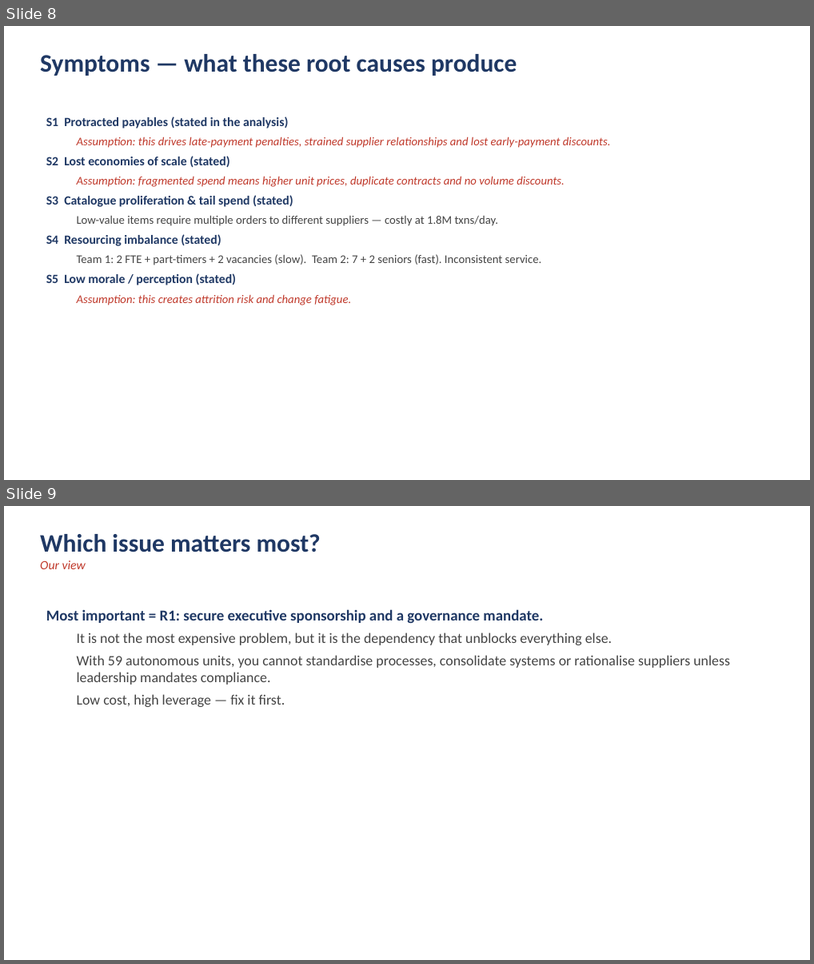
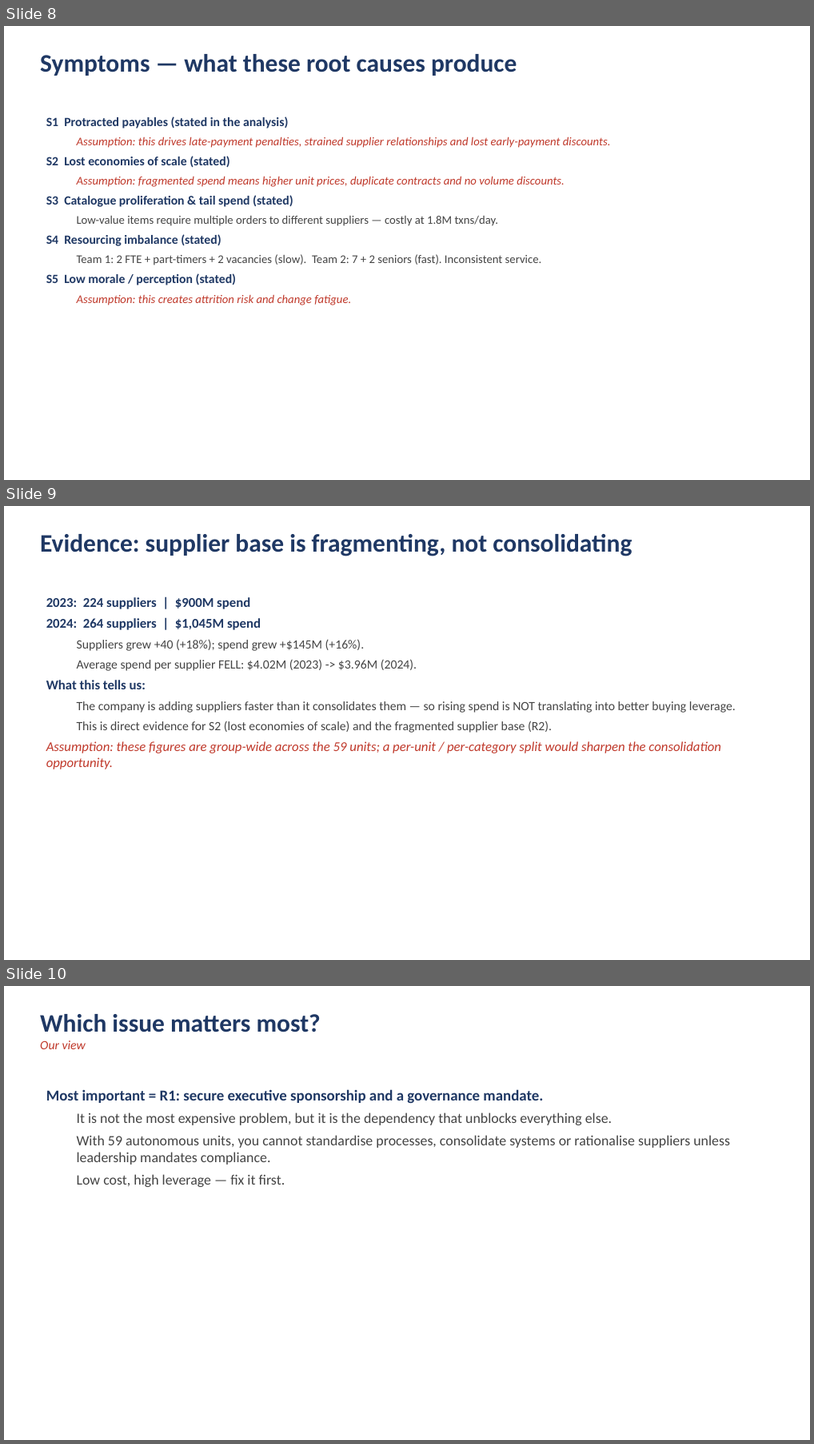
Before and after one commit to DAVIDEJI20/-irri-website, a slide deck: NextTech_Procurement_Analysis.pptx. Shown one above the other, each under a label of ours: slides 8 and 9 before the commit, slides 8, 9 and 10 after it. The pictures are 814x964 and 814x1444 pixels, drawn with LibreOffice and Linux fonts; fonts in the diff are those of the drawing. Boxes give left, top, right and bottom in pixels: in the first picture for what was removed or moved away, otherwise in the second. Text is boxed around its words. In the diff, an @@ line names an element or a change of style, - is before the commit and + after.

```diff
--- a/NextTech_Procurement_Analysis.pptx
+++ b/NextTech_Procurement_Analysis.pptx
@@ slide 9 added at (x1=4, y1=506, x2=810, y2=960), background #FFFFFF @@
@@ text added at (x1=40, y1=534, x2=632, y2=556), 30 pt, text #1F3864, bold @@
+Evidence: supplier base is fragmenting, not consolidating
@@ text added at (x1=46, y1=597, x2=736, y2=769), 15 pt, text #444444 @@
+2023: 224 suppliers | $900M spend
+2024: 264 suppliers | $1,045M spend
+  Suppliers grew +40 (+18%); spend grew +$145M (+16%).
+  Average spend per supplier FELL: $4.02M (2023) -> $3.96M (2024).
+What this tells us:
+  The company is adding suppliers faster than it consolidates them — so rising spend is NOT translating into better buying leverage.
+  This is direct evidence for S2 (lost economies of scale) and the fragmented supplier base (R2).
+Assumption: these figures are group-wide across the 59 units; a per-unit / per-category split would sharpen the consolidation opportunity.
@@ what was slide 9 is now slide 10 @@
```
Also in this commit, not shown: 1 other file.
